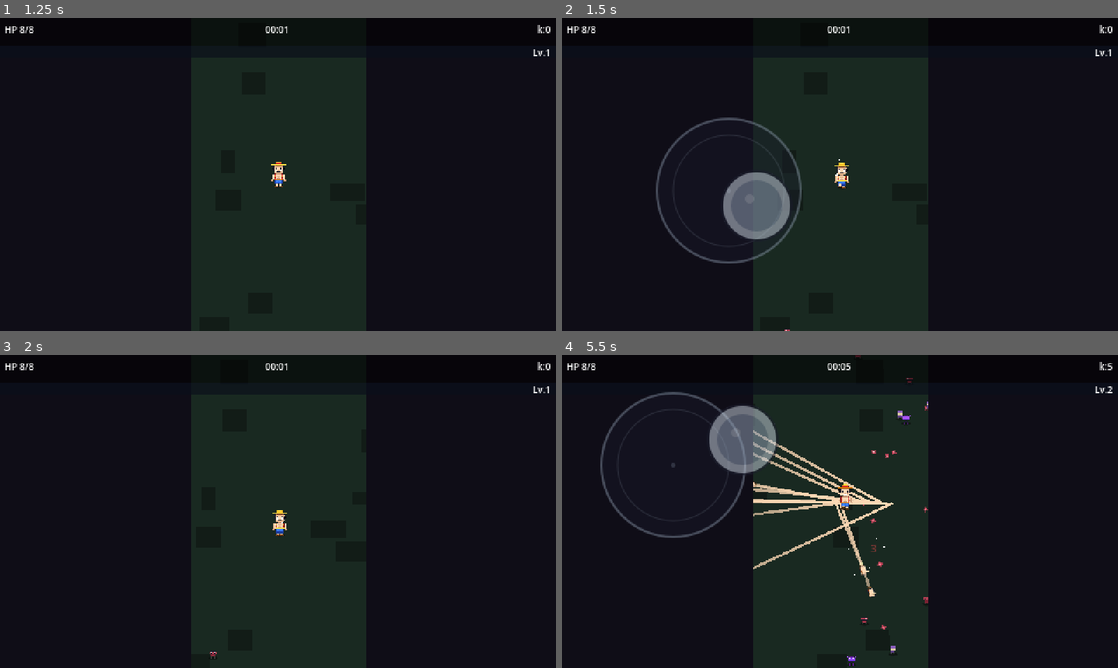
Above: before the commit, frames 1-4 (two rows, left to right).
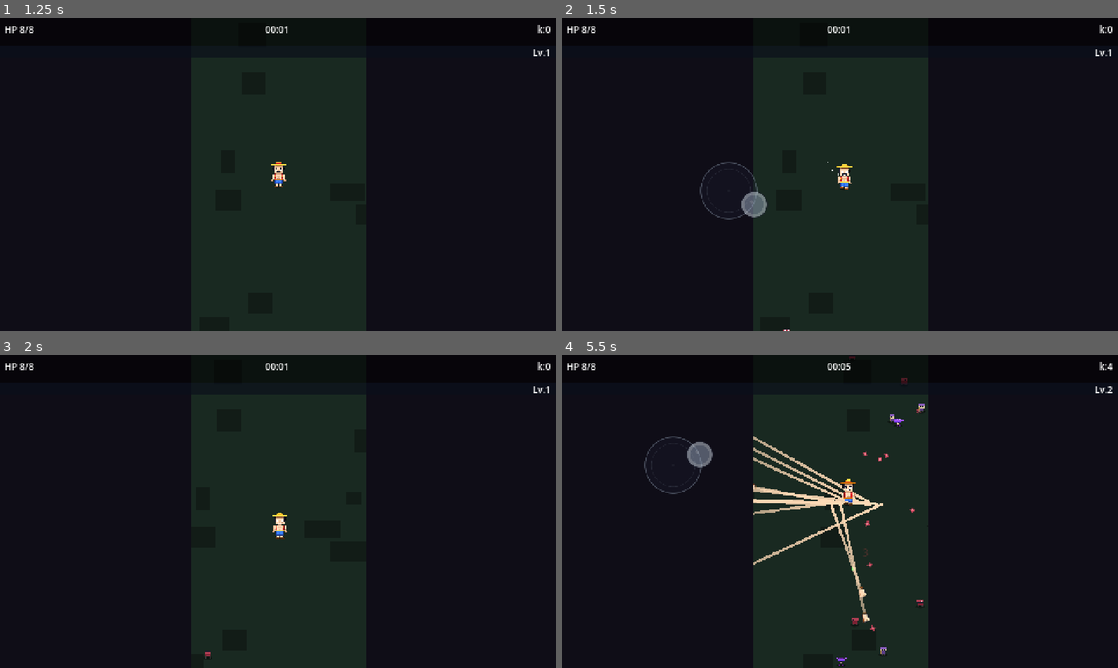
Above: after the commit, the same moments.

Repository: Veton8/POE
Game: Godot game, scene res://scenes/modes/Endless.tscn
The game is run twice, just before and just after one commit, with the same random seed, the same clock (stepped at 60 frames per second) and the same inputs. This scene is started directly instead of the project's main scene.
Inputs (mouse positions are in pixels of both pictures, inside the frame that each line leads up to):
- Up to frame 1 (1.25 s): move the mouse to (400, 158) at 0.52 s; hold D (move_right) from 0.53 s (still down); hold R (ability_e) from 0.53 s (still down); click (400, 158) at 0.67 s
- Up to frame 2 (1.5 s): release D (move_right) at 1.25 s; release R (ability_e) at 1.25 s; tap Enter at 1.25 s; drag from (728, 190) to (812, 237) at 1.27 s
- Up to frame 3 (2 s): no input
- Up to frame 4 (5.5 s): move the mouse to (895, 442) at 2.02 s; hold D (move_right) 2.03-2.75 s; hold E (ability_w) 2.03-2.75 s; drag from (812, 574) to (673, 464) at 2.77 s; move the mouse to (1006, 558) at 3.52 s; hold A (move_left) 3.53-4.25 s; hold R (ability_e) 3.53-4.25 s; click "Skip (+25 coins)" at 4.25 s; drag from (673, 464) to (756, 433) at 5.02 s

Frame 1 is identical in both runs. In frame 2, 2.9% of the frame differs, in the area x 16-53%, y 31-100%; in frame 3, 0.2%; in frame 4, 5.8%, in the area x 6-100%, y 0-100%.

Commit message:
Boundary walls in endless + shrink VirtualJoystick by 60%
Endless._build_boundary_walls() — 4 StaticBody2D walls 32px thick,
positioned just outside the 960×960 world rect on collision_layer 1
(world). The player's CharacterBody2D collision_mask includes layer
1 by default so the body physically blocks at the world edge. Slow
zones inside the walls still apply for the soft-feel pre-edge.

VirtualJoystick visual shrunk:
- Background TextureRect 128×128 → 50×50
- Knob TextureRect 64×64 → 24×24 (centered at offset 13,13)
- Both get expand_mode=1 + stretch_mode=5 (KEEP_ASPECT_CENTERED)
  so the SVG textures rasterize cleanly at the smaller size
- VirtualJoystick.gd default max_radius 64.0 → 25.0 to match the
  new visual radius

Touch active zone (left 50% of screen) is unchanged.

Co-Authored-By: Claude Opus 4.7 (1M context) <noreply@anthropic.com>

Diff:
--- a/scenes/modes/Endless.gd
+++ b/scenes/modes/Endless.gd
@@ -54,6 +54,7 @@
 	BulletPool.set_world_root(_world)
 	VFX.set_world_root(_world)
 	_build_world_floor()
+	_build_boundary_walls()
 	_build_slow_zones()
 	_spawn_player()
 	_build_camera()
@@ -139,6 +140,32 @@
 		patch.z_index = -9
 		patch.mouse_filter = Control.MOUSE_FILTER_IGNORE
 		_world.add_child(patch)
+
+
+func _build_boundary_walls() -> void:
+	# Hard walls just outside the world rect so the player can't walk
+	# off into nothing. Slow zones inside are still soft — they just
+	# cap kiting speed near the edge.
+	var wt: float = 32.0  # wall thickness
+	var span: float = float(WORLD_PX) + wt * 2.0
+	var walls: Array[Dictionary] = [
+		{"pos": Vector2(WORLD_PX * 0.5, -wt * 0.5), "size": Vector2(span, wt)},  # top
+		{"pos": Vector2(WORLD_PX * 0.5, WORLD_PX + wt * 0.5), "size": Vector2(span, wt)},  # bottom
+		{"pos": Vector2(-wt * 0.5, WORLD_PX * 0.5), "size": Vector2(wt, span)},  # left
+		{"pos": Vector2(WORLD_PX + wt * 0.5, WORLD_PX * 0.5), "size": Vector2(wt, span)},  # right
+	]
+	for w: Dictionary in walls:
+		var sb: StaticBody2D = StaticBody2D.new()
+		sb.name = "BoundaryWall"
+		sb.collision_layer = 1  # world layer
+		sb.collision_mask = 0
+		var coll: CollisionShape2D = CollisionShape2D.new()
+		var rect: RectangleShape2D = RectangleShape2D.new()
+		rect.size = w["size"]
+		coll.shape = rect
+		sb.add_child(coll)
+		sb.position = w["pos"]
+		_world.add_child(sb)
 
 
 func _build_slow_zones() -> void:
--- a/scenes/ui/VirtualJoystick.gd
+++ b/scenes/ui/VirtualJoystick.gd
@@ -4,7 +4,7 @@
 enum Mode { FIXED, DYNAMIC }
 
 @export var mode: Mode = Mode.DYNAMIC
-@export var max_radius: float = 64.0
+@export var max_radius: float = 25.0
 @export var deadzone: float = 0.15
 @export var active_zone_x_fraction: float = 0.5
 
--- a/scenes/ui/VirtualJoystick.tscn
+++ b/scenes/ui/VirtualJoystick.tscn
@@ -19,17 +19,21 @@
 [node name="Background" type="TextureRect" parent="."]
 modulate = Color(1, 1, 1, 0.6)
 layout_mode = 0
-offset_right = 128.0
-offset_bottom = 128.0
+offset_right = 50.0
+offset_bottom = 50.0
+expand_mode = 1
+stretch_mode = 5
 mouse_filter = 2
 texture = ExtResource("2_bg")
 
 [node name="Knob" type="TextureRect" parent="Background"]
 modulate = Color(1, 1, 1, 0.85)
 layout_mode = 0
-offset_left = 32.0
-offset_top = 32.0
-offset_right = 96.0
-offset_bottom = 96.0
+offset_left = 13.0
+offset_top = 13.0
+offset_right = 37.0
+offset_bottom = 37.0
+expand_mode = 1
+stretch_mode = 5
 mouse_filter = 2
 texture = ExtResource("3_knob")
